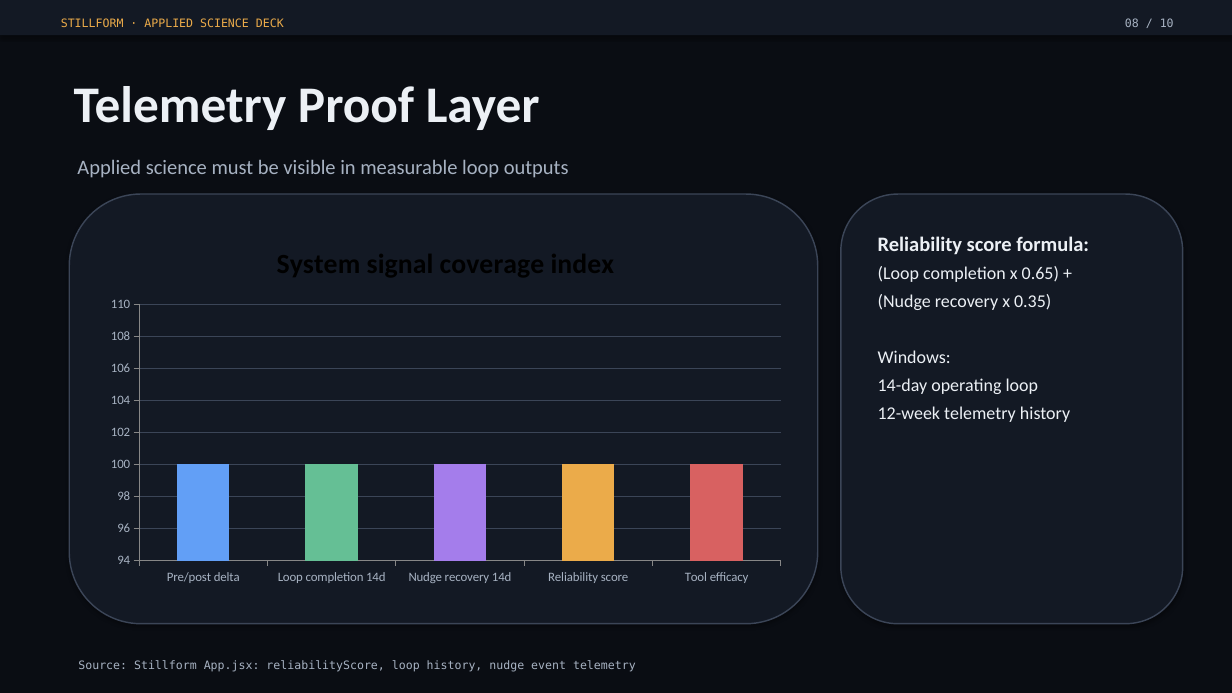
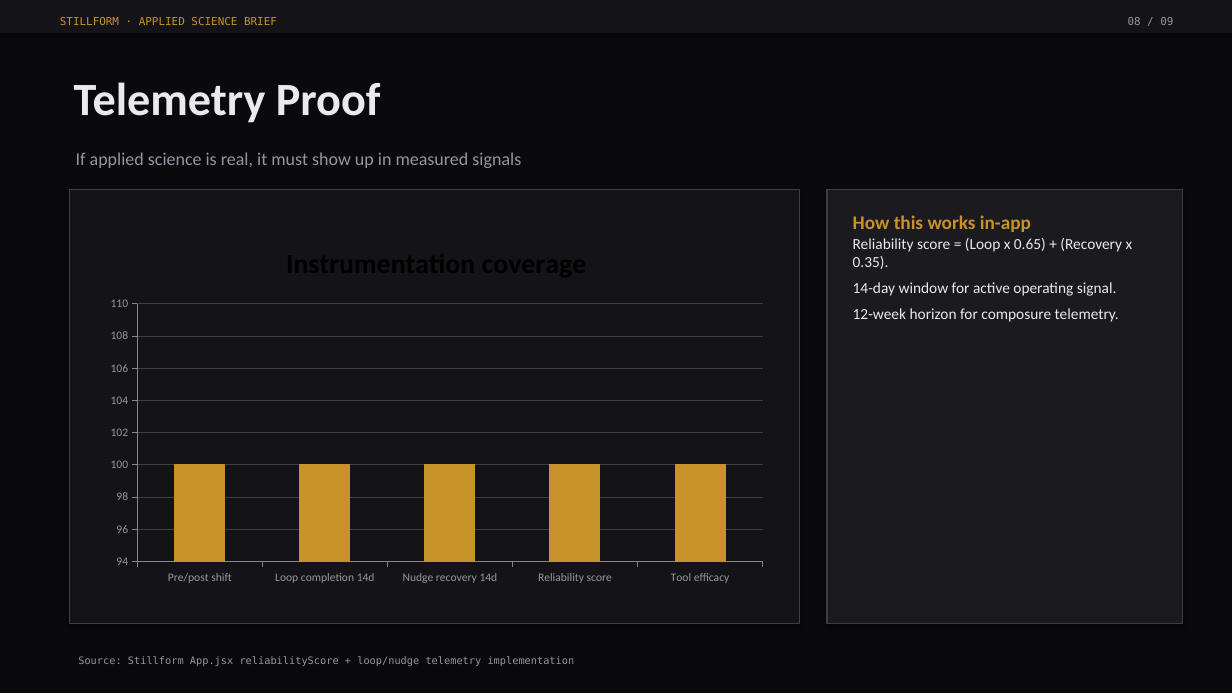
Before and after one commit to EmberEnterprises/Stillform, a slide deck: slide 8 of public/Stillform_Executive_Deck.pptx. Drawn at 1232x693 pixels with LibreOffice and Linux fonts; fonts in the diff are those of the drawing. Boxes give left, top, right and bottom in pixels: in the first picture for what was removed or moved away, otherwise in the second. Text is boxed around its words. In the diff, an @@ line names an element or a change of style, - is before the commit and + after.

```diff
--- a/public/Stillform_Executive_Deck.pptx
+++ b/public/Stillform_Executive_Deck.pptx
@@ background #0A0D13 to #0A0A0C @@
@@ rectangle at [0, 0, 1232, 33]: fill #131924 to #141418 @@
@@ text at [60, 17, 277, 25]: text changed; size 9 to 8.5 pt; text colour #EBAB4A to #C8922A @@
-STILLFORM · APPLIED SCIENCE DECK
+STILLFORM · APPLIED SCIENCE BRIEF
@@ text at [1128, 17, 1173, 25]: text changed; size 9 to 8.5 pt; text colour #A7B2C2 to #9496A1 @@
-08 / 10
+08 / 09
@@ text at [74, 82, 381, 123]: text changed; size 40 to 36 pt; text colour #ECF0F5 to #E8EAF0 @@
-Telemetry Proof Layer
+Telemetry Proof
@@ text at [76, 152, 521, 168]: text changed; size 16 to 14 pt; text colour #A7B2C2 to #9496A1 @@
-Applied science must be visible in measurable loop outputs
+If applied science is real, it must show up in measured signals
@@ rectangle: place and size @@
-rectangle at [69, 194, 818, 624]
+rectangle at [69, 189, 799, 624]
@@ rectangle at [69, 189, 799, 624]: rounded rectangle to rectangle; fill #131924 to #141418; outline #3B4557 1.1 pt to #3D3E47 0.9 pt @@
@@ rectangle: place and size @@
-rectangle at [841, 194, 1183, 624]
+rectangle at [827, 189, 1183, 624]
@@ rectangle at [827, 189, 1183, 624]: rounded rectangle to rectangle; fill #131924 to #1A1A1F; outline #3B4557 1.1 pt to #3D3E47 0.9 pt @@
@@ column chart at [97, 226, 776, 592] @@
@@ title "System signal coverage index" to "Instrumentation coverage" @@
-categories: Pre/post delta, Loop completion 14d, Nudge recovery 14d, Reliability score, Tool efficacy
+categories: Pre/post shift, Loop completion 14d, Nudge recovery 14d, Reliability score, Tool efficacy
-System signal coverage index: 100, 100, 100, 100, 100
+Instrumentation coverage: 100, 100, 100, 100, 100
@@ colours of single points changed @@
@@ category axis changed @@
@@ value axis changed @@
@@ column chart: place and size @@
-column chart at [97, 226, 795, 592]
+column chart at [97, 226, 776, 592]
@@ text at [853, 215, 1133, 322]: text changed; size 14 to 12 pt; text colour #ECF0F5 to #E8EAF0 @@
-Reliability score formula:
-(Loop completion x 0.65) +
-(Nudge recovery x 0.35)
-Windows:
-14-day operating loop
-12-week telemetry history
+How this works in-app
+Reliability score = (Loop x 0.65) + (Recovery x 0.35).
+14-day window for active operating signal.
+12-week horizon for composure telemetry.
@@ text at [78, 656, 575, 666]: text changed; size 9 to 8 pt; text colour #A7B2C2 to #9496A1 @@
-Source: Stillform App.jsx: reliabilityScore, loop history, nudge event telemetry
+Source: Stillform App.jsx reliabilityScore + loop/nudge telemetry implementation
```
Also in this commit, not shown: 3 other slides changed, 5 slides added, 6 slides removed, 2 other files.
